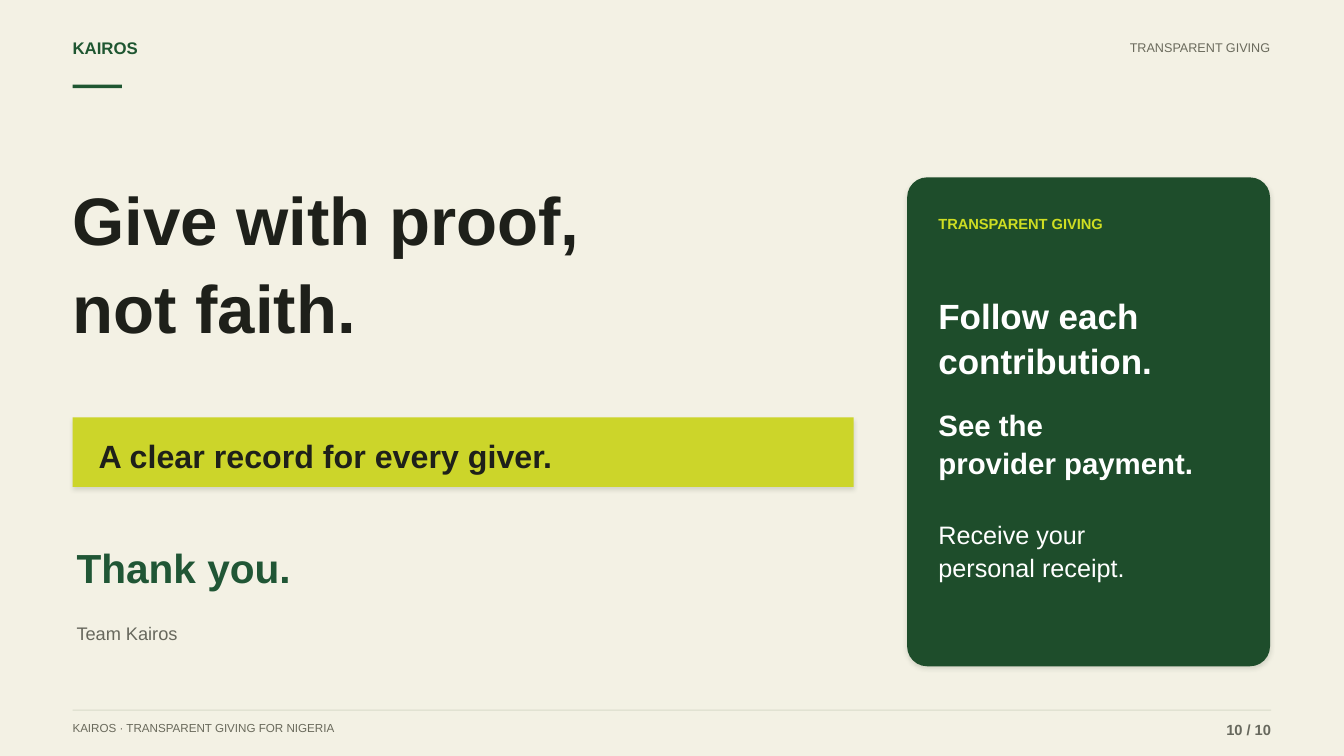
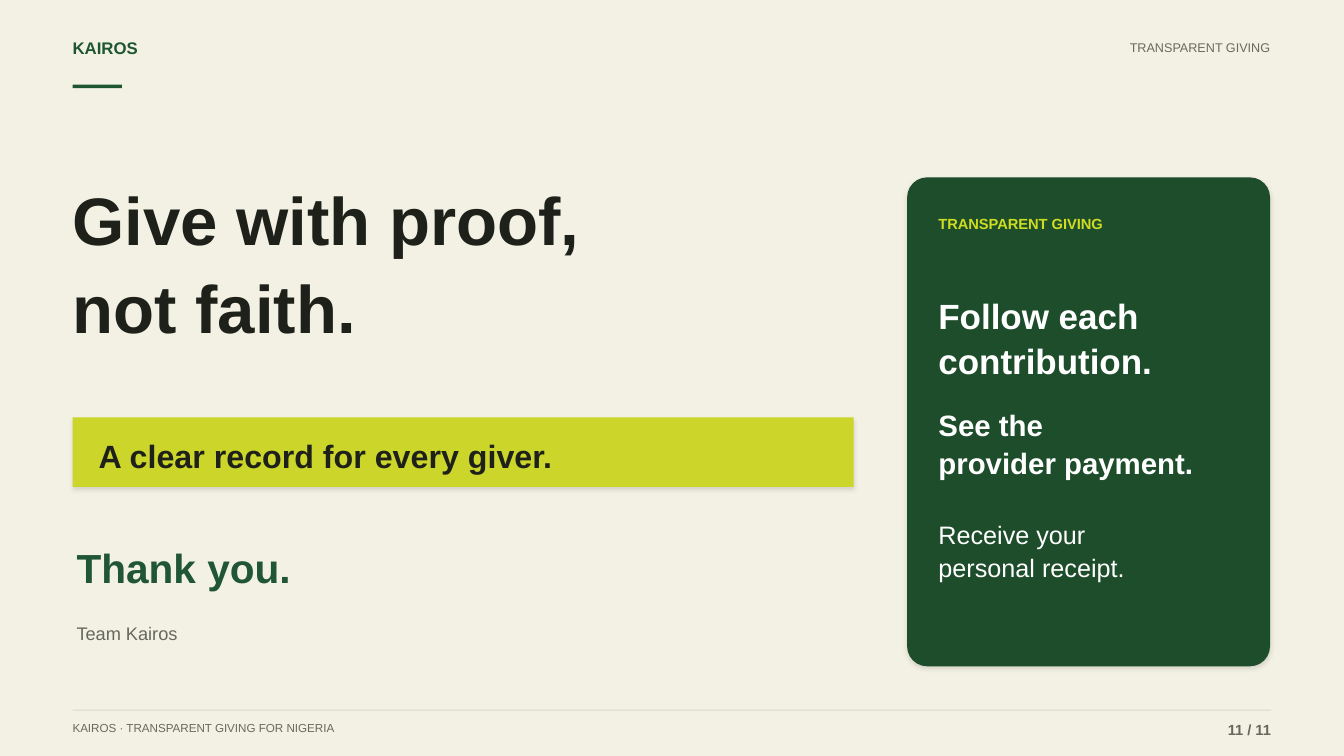
Before and after one commit to ndujesco/kairos, a slide deck: slide 11 of public/pitch-assets/faith-and-tech-finale/deck/Kairos-Faith-and-Tech-Finale.pptx (slide 10 before the commit). Drawn at 1344x756 pixels with LibreOffice and Linux fonts; fonts in the diff are those of the drawing. Boxes give left, top, right and bottom in pixels: in the first picture for what was removed or moved away, otherwise in the second. Text is boxed around its words. In the diff, an @@ line names an element or a change of style, - is before the commit and + after.

```diff
--- a/public/pitch-assets/faith-and-tech-finale/deck/Kairos-Faith-and-Tech-Finale.pptx
+++ b/public/pitch-assets/faith-and-tech-finale/deck/Kairos-Faith-and-Tech-Finale.pptx
@@ text at [1228,725,1270,735]: text changed @@
-10 / 10
+11 / 11
```
Also in this commit, not shown: 9 other slides changed, 1 slide added, 29 other files.
